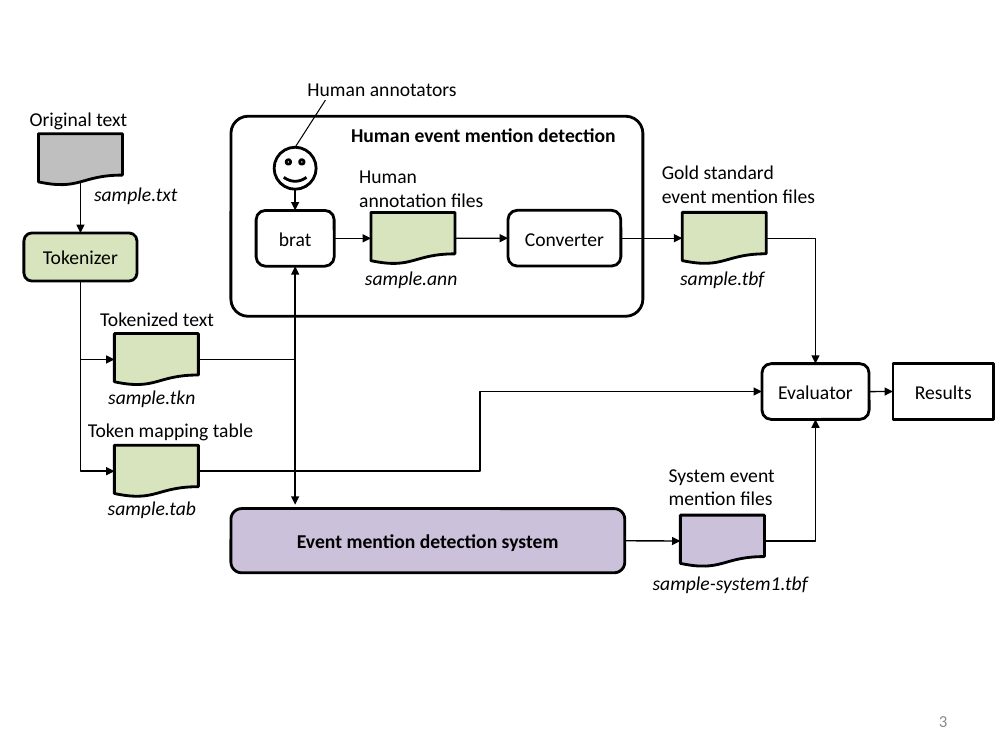
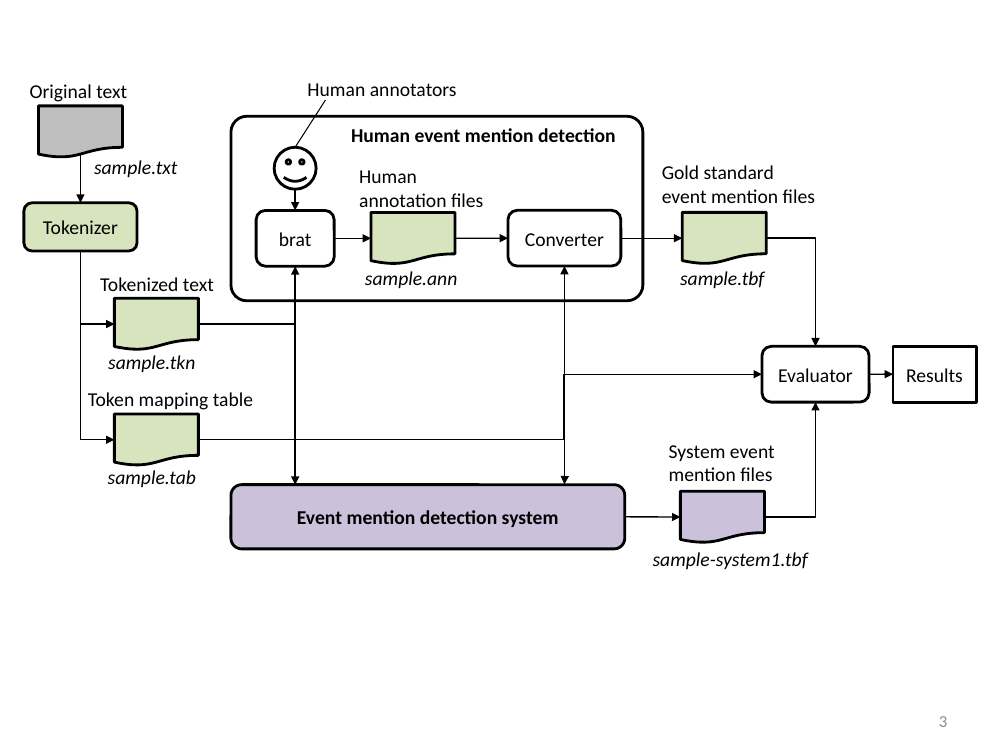
Before and after one commit to hunterhector/EvmEval, a slide deck: slide 3 of doc/evm-eval-work-flow.pptx. Drawn at 1008x756 pixels with LibreOffice and Linux fonts; fonts in the diff are those of the drawing. Boxes give left, top, right and bottom in pixels: in the first picture for what was removed or moved away, otherwise in the second. Text is boxed around its words. In the diff, an @@ line names an element or a change of style, - is before the commit and + after.

Commit message:
Revised the figure and the first paragraph to briefly clarify the input of human annotators and a system.

```diff
--- a/doc/evm-eval-work-flow.pptx
+++ b/doc/evm-eval-work-flow.pptx
@@ rounded rectangle: place and size @@
-rounded rectangle at (231, 116, 643, 316)
+rounded rectangle at (231, 116, 643, 300)
@@ 3 texts, 2 flow chart documents, 1 rounded rectangle, 1 elbow arrow, 1 arrow: place and size @@
-3 texts, 2 flow chart documents, 1 rounded rectangle, 1 elbow arrow, 1 arrow at (24, 134, 253, 518)
+3 texts, 2 flow chart documents, 1 rounded rectangle, 1 elbow arrow, 1 arrow at (24, 106, 253, 487)
@@ elbow arrow moved from (766, 238) - (815, 364) to (766, 238) - (815, 347) @@
@@ elbow arrow moved from (81, 281) - (114, 360) to (81, 251) - (114, 325) @@
@@ elbow arrow moved from (199, 360) - (295, 266) to (199, 325) - (295, 266) @@
@@ elbow arrow added from (199, 439) to (564, 266), #000000 1 pt @@
@@ 2 texts, 1 flow chart document: place and size @@
-2 texts, 1 flow chart document at (100, 312, 214, 407)
+2 texts, 1 flow chart document at (100, 277, 214, 372)
@@ elbow arrow moved from (199, 360) - (295, 505) to (199, 325) - (295, 485) @@
@@ rounded rectangle "Evaluator": place and size @@
-rounded rectangle "Evaluator" at (762, 364, 869, 419)
+rounded rectangle "Evaluator" at (762, 347, 869, 402)
@@ rectangle "Results": place and size @@
-rectangle "Results" at (893, 364, 994, 419)
+rectangle "Results" at (893, 347, 977, 402)
@@ elbow arrow moved from (199, 471) - (762, 391) to (199, 439) - (762, 374) @@
@@ arrow moved from (869, 391) - (893, 391) to (869, 374) - (893, 374) @@
@@ elbow arrow moved from (764, 541) - (815, 419) to (764, 517) - (815, 402) @@
@@ elbow arrow added from (199, 439) to (564, 485), #000000 1 pt @@
@@ 3 texts, 1 rounded rectangle, 1 flow chart document, 1 arrow: place and size @@
-3 texts, 1 rounded rectangle, 1 flow chart document, 1 arrow at (30, 112, 808, 593)
+3 texts, 1 rounded rectangle, 1 flow chart document, 1 arrow at (30, 84, 808, 569)
```
Also in this commit, not shown: 1 other file.
